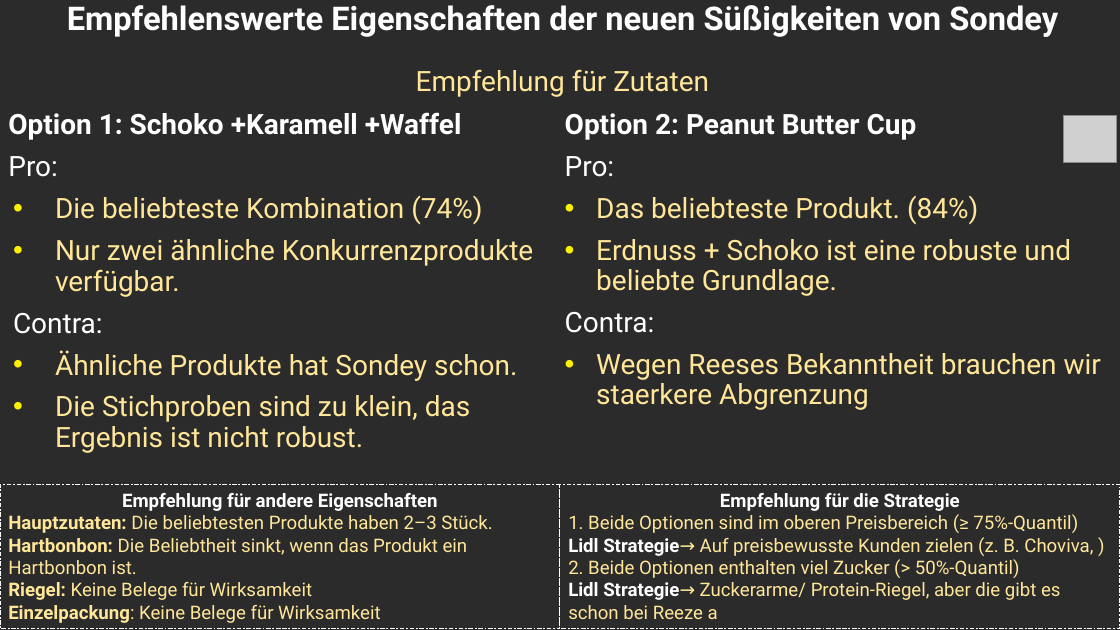
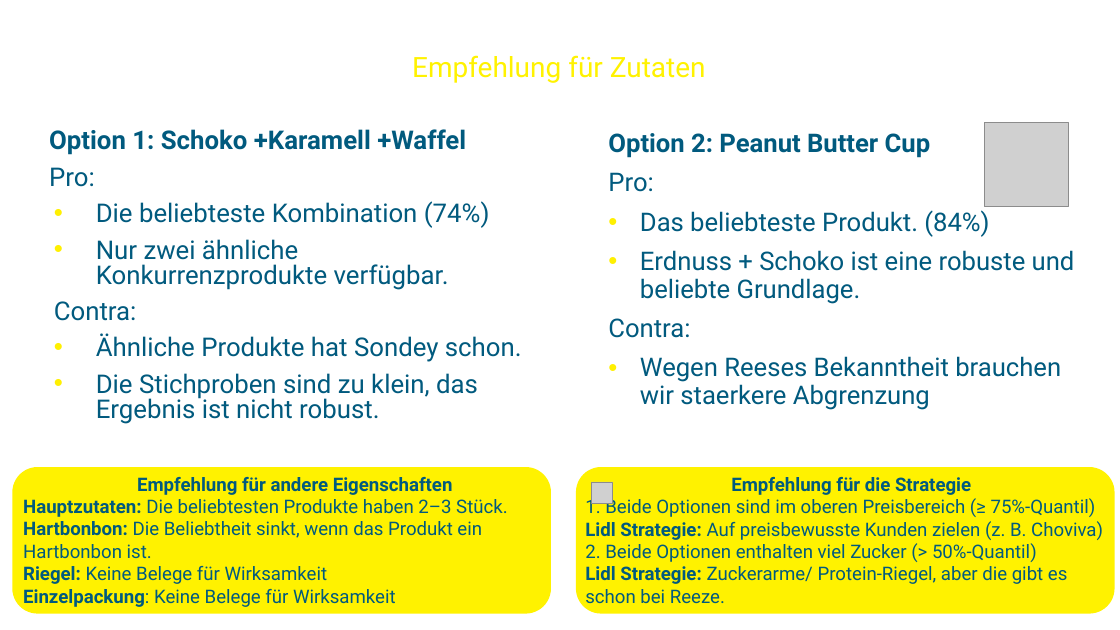
Before and after one commit to amanda8412383/candy_ranking, a slide deck: slide 1 of neuen Süßigkeiten von Sondey management summary.pptx. Drawn at 1120x630 pixels with LibreOffice and Linux fonts; fonts in the diff are those of the drawing; grey boxes stand for pictures; background and template pictures are left out; a plain dark background stands for a picture behind light text. Boxes give left, top, right and bottom in pixels: in the first picture for what was removed or moved away, otherwise in the second. Text is boxed around its words. In the diff, an @@ line names an element or a change of style, - is before the commit and + after.

Commit message:
slide layout improvement

```diff
--- a/neuen Süßigkeiten von Sondey management summary.pptx
+++ b/neuen Süßigkeiten von Sondey management summary.pptx
@@ title "Empfehlenswerte Eigenschaften der neuen Süßigkeiten ...": place and size @@
-title "Empfehlenswerte Eigenschaften der neuen Süßigkeiten ..." at [67,5,1058,97]
+title "Empfehlenswerte Eigenschaften der neuen Süßigkeiten ..." at [412,55,706,83]
@@ title "Empfehlenswerte Eigenschaften der neuen Süßigkeiten ..." at [412,55,706,83]: text colour #FFE699 to #FFF200 in "Empfehlung für Zutaten" @@
@@ rounded rectangle added at [41,118,523,454], fill #FFFFFF, outline #FFFFFF 2 pt @@
@@ rounded rectangle added at [597,118,1080,453], fill #FFFFFF, outline #FFFFFF 2 pt @@
@@ picture removed at [1064,116,1117,163] @@
@@ text "Option 1: Schoko +Karamell +Waffel": place and size @@
-text "Option 1: Schoko +Karamell +Waffel" at [8,112,533,453]
+text "Option 1: Schoko +Karamell +Waffel" at [49,129,522,424]
@@ text "Option 1: Schoko +Karamell +Waffel" at [49,129,522,424]: size 24.1 to 22.1 pt; text colour #FFFFFF to #015A7E in "Option 1: Schoko +Karamell +Waffel", "Pro:", "Contra:"; text colour #FFE699 to #015A7E in "Die beliebteste Kombination (74%)", "Nur zwei ähnliche Konkurrenzprodukte verfügbar.", "Ähnliche Produkte hat Sondey schon.", "Die Stichproben sind zu klein, das Ergebnis ..."; line spacing 0.9 to 0.8 @@
@@ text "Option 2: Peanut Butter Cup": place and size @@
-text "Option 2: Peanut Butter Cup" at [565,113,1101,410]
+text "Option 2: Peanut Butter Cup" at [608,133,1075,410]
@@ text "Option 2: Peanut Butter Cup" at [608,133,1075,410]: size 24 to 22 pt; text colour #FFFFFF to #015A7E in "Option 2: Peanut Butter Cup", "Pro:", "Contra:"; text colour #FFE699 to #015A7E in "Das beliebteste Produkt. (84%)", "Erdnuss + Schoko ist eine robuste und ...", "Wegen Reeses Bekanntheit brauchen wir staerkere Abgrenzung" @@
@@ picture added at [985,123,1069,207] @@
@@ rounded rectangle added at [13,468,549,613], fill #FFF200, outline #FFF200 2 pt @@
@@ text "Empfehlung für andere Eigenschaften": place and size @@
-text "Empfehlung für andere Eigenschaften" at [0,485,560,629]
+text "Empfehlung für andere Eigenschaften" at [23,477,507,607]
@@ text "Empfehlung für andere Eigenschaften" at [23,477,507,607]: text colour #FFFFFF to #015A7E in "Empfehlung für andere Eigenschaften"; text colour #FFE699 to #015A7E in "Hauptzutaten: Die beliebtesten Produkte haben 2–3 Stück.", "Hartbonbon: Die Beliebtheit sinkt, wenn das Produkt ...", "Riegel: Keine Belege für Wirksamkeit", "Einzelpackung: Keine Belege für Wirksamkeit"; outline #FFFFFF 0.75 pt dashed to none @@
@@ text "Empfehlung für die Strategie": place and size @@
-text "Empfehlung für die Strategie" at [560,485,1120,629]
+text "Empfehlung für die Strategie" at [585,477,1103,609]
@@ text "Empfehlung für die Strategie" at [585,477,1103,609]: outline #FFFFFF 0.75 pt dashed to none @@
@@ rounded rectangle added at [577,468,1113,613], fill #FFF200, outline #FFF200 2 pt @@
@@ text at [585,477,1037,562]: text colour #FFFFFF to #015A7E in "Empfehlung für die Strategie"; text colour #FFE699 to #015A7E in "2. Beide Optionen enthalten viel Zucker (> ..." @@
@@ text at [585,496,1103,540]: text changed; text colour #FFE699 to #015A7E @@
-1. Beide Optionen sind im oberen Preisbereich (≥ 75%-Quantil) Lidl Strategie→ Auf preisbewusste Kunden zielen (z. B. Choviva, )
+1. Beide Optionen sind im oberen Preisbereich (≥ 75%-Quantil) Lidl Strategie: Auf preisbewusste Kunden zielen (z. B. Choviva)
@@ picture added at [592,482,613,503] @@
@@ text at [585,566,1068,609]: text changed; text colour #FFE699 to #015A7E @@
-Lidl Strategie→ Zuckerarme/ Protein-Riegel, aber die gibt es schon bei Reeze a
+Lidl Strategie: Zuckerarme/ Protein-Riegel, aber die gibt es schon bei Reeze.
```
